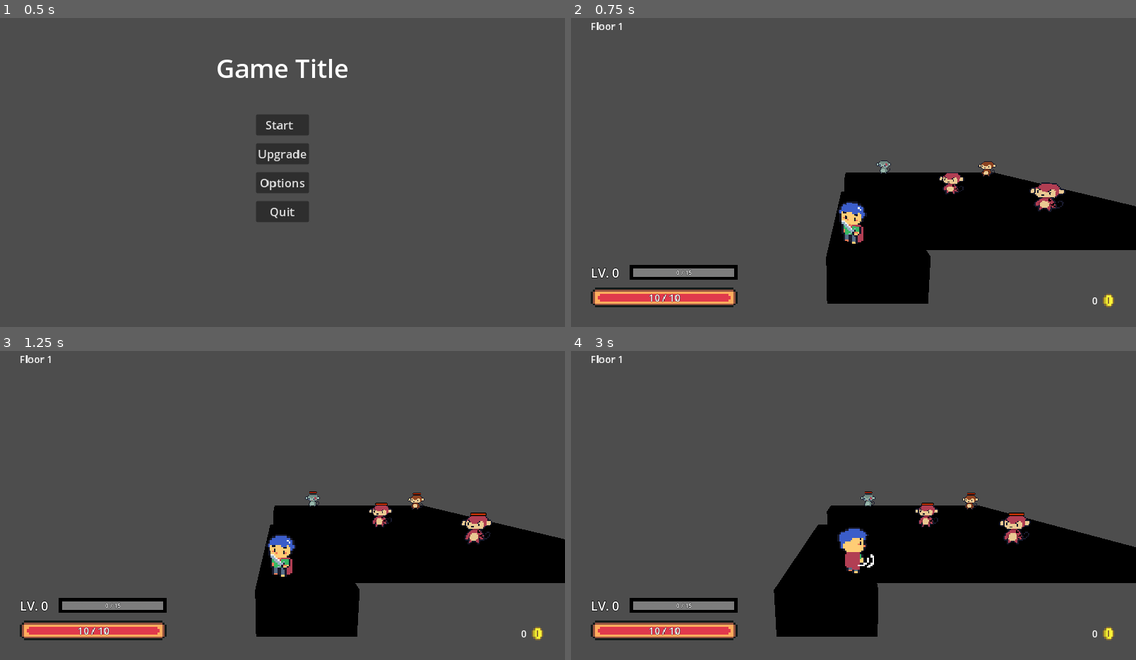
Above: before the commit, frames 1-4 (two rows, left to right).
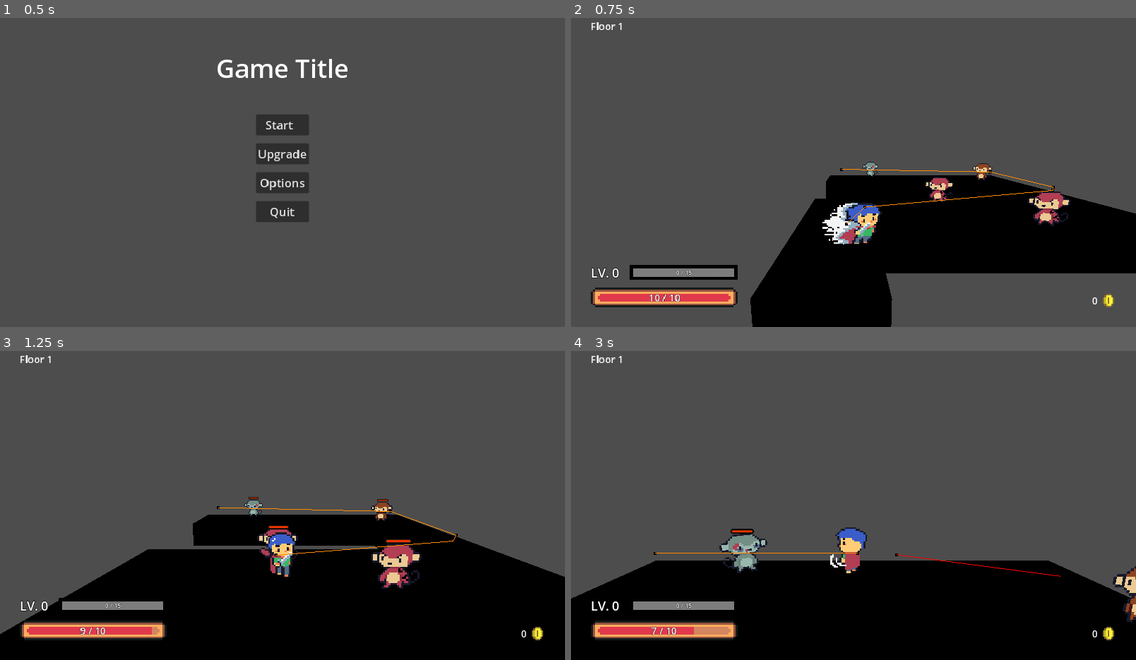
Above: after the commit, the same moments.

Repository: ArtMuchimuchi/FinalProject
Game: Godot game, scene res://user_interface/menu/main_menu/main_menu.tscn
The game is run twice, just before and just after one commit, with the same random seed, the same clock (stepped at 60 frames per second) and the same inputs. The project has no main scene, so this scene is started directly. The engine's default icon, where the game draws it, is replaced by a stand-in: a white triangle on a blue panel in a dark square. Sound files missing from this copy of the repository are replaced by a short silence.
Inputs (mouse positions are in pixels of both pictures, inside the frame that each line leads up to):
- Up to frame 1 (0.5 s): no input
- Up to frame 2 (0.75 s): click "Start" at 0.5 s
- Up to frame 3 (1.25 s): no input
- Up to frame 4 (3 s): move the mouse to (977, 483) at 1.27 s; hold Right (move_right) 1.28-2.03 s; tap Shift (dash) at 1.35 s; click (977, 483) at 1.42 s; move the mouse to (740, 517) at 2.02 s; hold Down (move_back) 2.03-2.78 s; tap Z (melee_attack) at 2.1 s; move the mouse to (910, 431) at 2.77 s; hold Right (move_right) from 2.78 s (still down); tap X (range_attack) at 2.85 s

Frame 1 is identical in both runs. In frame 2, 11% of the frame differs, in the area x 31-100%, y 46-100%; in frame 3, 27%; in frame 4, 31%, in the area x 0-100%, y 45-100%.

Commit message:
create_basic_ai_move

Diff:
--- a/entities/player/player.gd
+++ b/entities/player/player.gd
@@ -5,6 +5,9 @@
 @onready var hitboxMeleeAttack = get_node("HitBoxMeleeAttack")
 @onready var hitboxRangeAttack = get_node("HitBoxRangeAttack")
 @onready var playerHitbox = get_node("CollisionShape3D")
+
+@onready var nav : NavigationAgent3D = $NavigationAgent3D
+@onready var rayCast : RayCastGroup = $RayCastGroup
 
 @onready var animationManager = AnimationManager.new()
 var HP : HealthPoint
@@ -21,6 +24,9 @@
 var isMeleeAttack : bool
 var isRangeAttack : bool
 var isRebirth : bool = false
+
+var aiMode : bool = false
+var mapInfo : MapGenerator
 
 func _init():
 	initEntity()
@@ -44,7 +50,17 @@
 	playerAnimation(delta)
 	attack(delta)
 
+func triggerAI(map:MapGenerator):
+	mapInfo = map
+	aiMode = true
+
 func move(delta : float):
+	if(aiMode):
+		aiMove(delta)
+	else:
+		manualMove(delta)
+
+func manualMove(delta: float):
 	#Check user input movement
 	var justMove = movement.checkPlayerInput()
 	if(justMove):
@@ -62,6 +78,47 @@
 		movement.moveImediately(delta,dashSpeed,ConstantNumber.playerDashDuration)
 	elif(movementState == EntityState.moving):
 		#move depend on direction
+		movement.movementHandler()
+
+func aiMove(delta: float):
+	#kill enemies
+	#find exit
+	findExit()
+	pass
+
+func findExit():
+	if(mapInfo):
+		#get all exit
+		var exitList : Array[int] = mapInfo.otherExit
+		# find nearest exit
+		var distance : float = 1000
+		var desExit : int = -1
+		for i in range(exitList.size()):
+			var exitPos : Array[int] = mapInfo.indexToXZ(exitList[i])
+			var disExit : float = sqrt(pow((position.x - exitPos[0]),2)+pow((position.z - exitPos[1]),2))
+			if(disExit < distance):
+				distance = disExit
+				desExit = exitList[i]
+		#move to that exit
+		#find exit position
+		var desirePos : Array[int] = mapInfo.indexToXZ(desExit)
+		nav.target_position = Vector3(desirePos[0] + 0.5, position.y, desirePos[1] + 0.5)
+		print(nav.get_path())
+		#set path for exit
+		var desiredDirection = (nav.get_next_path_position() - position).normalized()
+		#when no obstacles
+		if(rayCast.collideVector == rayCast.noCollitionVector):
+			direction = desiredDirection
+		else:
+			var direc2D = Vector2(desiredDirection.x,desiredDirection.z)
+			rayCast.calInterest(direc2D)
+			rayCast.calContext()
+			direc2D = rayCast.directionVector[rayCast.getDirection()]
+			direction.x = direc2D.x
+			direction.z = direc2D.y
+		print(nav.get_current_navigation_result().path)
+		movement.setState(EntityState.moving)
+		movement.updateLastDirection()
 		movement.movementHandler()
 
 func playerAnimation(delta : float):
--- a/mock_room/mock_room.gd
+++ b/mock_room/mock_room.gd
@@ -24,6 +24,7 @@
 	# Connect player death signal for changing game over scene
 	generateMap()
 	spawnPlayer()
+	player.triggerAI(mapGenerator)
 	player.connect("playerDeath",gameOver)
 	spawnEnemies(4)
 	BackgroundMusicManager.playfightBGM()
